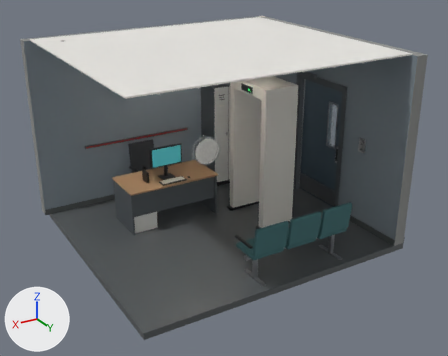
The glTF model assets/exports/security/env/ENV_VisitorScreening.glb, before and after one commit.
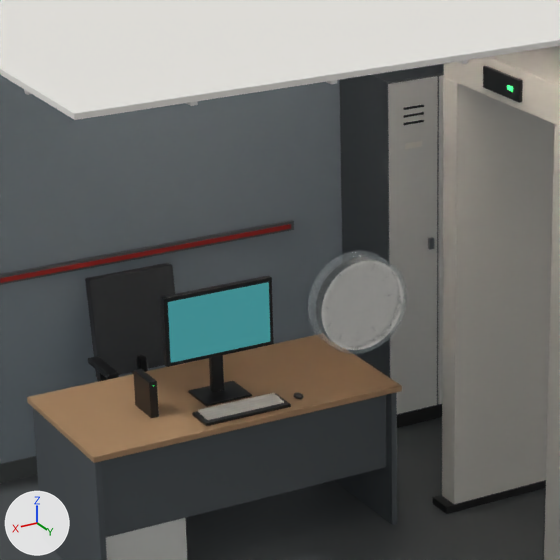
There are two pictures of each version: one whole from a 50 mm camera at (0.82, 29.98, 4.85) aimed at (-3.84, 22.21, 0.96), one close up on the part from 23% to 59% of the width and 18% to 63% of the height. The lights are fixed; the arrows at lower left show +X, +Y and +Z. The last two pictures show the newer version. Objects named as collision shapes, trigger or cutter boxes, shadow casters or lower levels of detail are left out. Where no turn or scale is listed for an object, it has been applied to the vertices. Vertices at exactly the same position are counted once.

Script lines for the objects in view, before the commit:
```python
me_prop_clock_wall_caged_mesh_001 = bpy.data.meshes.new('PROP_Clock_Wall_Caged_Mesh.001')
me_prop_clock_wall_caged_mesh_001.from_pydata(...)  # 240 vertices, 416 faces; spans x -0.175..0.175, y -0.07..0.0, z -0.175..0.175
# faces by material slot: [232, 60, 124]
me_prop_clock_wall_caged_mesh_001.materials.append(mat_m_plastic_black)  # black #141516
me_prop_clock_wall_caged_mesh_001.materials.append(mat_m_clock_face)  # white #f2f0ea
me_prop_clock_wall_caged_mesh_001.materials.append(mat_m_glass_clear)  # white #dce8ea
me_prop_terminal_ehr_mesh = bpy.data.meshes.new('PROP_Terminal_EHR_Mesh')
me_prop_terminal_ehr_mesh.from_pydata(...)  # 762 vertices, 1476 faces; spans x -0.322..0.4, y -0.15..0.255, z -0.001..0.55
# faces by material slot: [852, 540, 84]
me_prop_terminal_ehr_mesh.materials.append(mat_m_plastic_black)  # black #141516
me_prop_terminal_ehr_mesh.materials.append(mat_m_plastic_offwhite)  # light grey #dad7cf
me_prop_terminal_ehr_mesh.materials.append(mat_m_emissive_led_green)  # green #2ccb5a, glowing green #3aff73
ob_prop_clock_wall_caged_mesh_001 = bpy.data.objects.new('PROP_Clock_Wall_Caged_Mesh.001', me_prop_clock_wall_caged_mesh_001)
ob_prop_clock_wall_caged_mesh_001.location = (-2.6, 23.894, 2.2)
ob_prop_terminal_ehr_mesh = bpy.data.objects.new('PROP_Terminal_EHR_Mesh', me_prop_terminal_ehr_mesh)
ob_prop_terminal_ehr_mesh.location = (-3.3, 21.3, 0.75)
ob_vs_terminal_visitorlog = bpy.data.objects.new('VS_Terminal_VisitorLog', None)
ob_vs_terminal_visitorlog.parent = ob_env_visitorscreening
ob_vs_terminal_visitorlog.location = (-3.3, 21.3, 0.75)
ob_vs_terminal_visitorlog.rotation_euler = (0.0, 0.0, -3.142)  # degrees (0, 0, -180)
# also in view: 'PROP_Desk_Clinical_Mesh' at (-3.3, 21.2, 0.38); 'PROP_Duress_Strip_2m_Mesh' at (-3.3, 20.12, 1.1); 'PROP_Detector_WalkThrough_Mesh' at (-4.7, 22.0, 1.19); 'PROP_Lockers_Staff_4_Mesh' at (-5.2, 20.38, 0.98); 'PROP_Chair_Office_Mesh' at (-3.31, 20.5, 0.53)
```
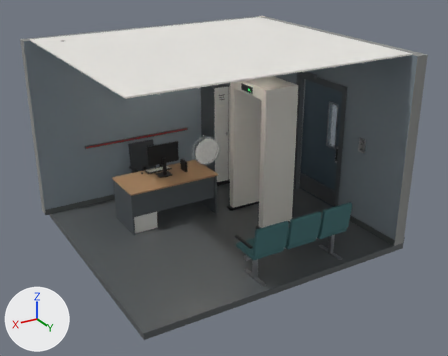
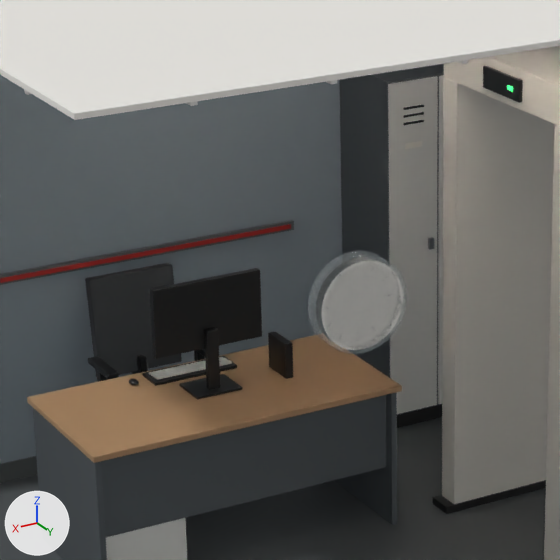
ob_vs_terminal_visitorlog is not drawn itself; it is the parent of ob_prop_terminal_ehr_screen.

Where the newer file only moved an object's origin or applied its transform, the numbers keep the older frame.

Changed parts and their boxes [x1, y1, x2, y2] in the close-ups (560 x 560 px):
'PROP_Terminal_EHR_Mesh', moved, turned: before [133, 275, 304, 426]; after [129, 268, 293, 400]
'PROP_Terminal_EHR_Screen', moved, turned (not visible afterwards): before [168, 282, 270, 363]

What the commit changed:
me_prop_terminal_ehr_mesh is used by ob_prop_terminal_ehr_mesh; location (-3.3, 21.3, 0.75).
me_prop_terminal_ehr_mesh had 762 vertices, 1476 faces and spanned x -0.322..0.4, y -0.15..0.255, z -0.001..0.55.
me_prop_terminal_ehr_mesh now has 762 vertices, 1476 faces and spans x -0.4..0.322, y -0.455..-0.05, z -0.001..0.55.
me_prop_terminal_ehr_mesh part 1: the whole mesh is turned 180 degrees about the z axis through its middle, then moved by (-0.078, -0.305, 0.0).
Object 'VS_Terminal_VisitorLog' (ob_vs_terminal_visitorlog) turns from (0, 0, -180) to (0, 0, 0) degrees about x, y and z.
Object 'VS_Terminal_VisitorLog' (ob_vs_terminal_visitorlog) moves from (-3.3, 21.3, 0.75) to (-3.3, 21.1, 0.75).
